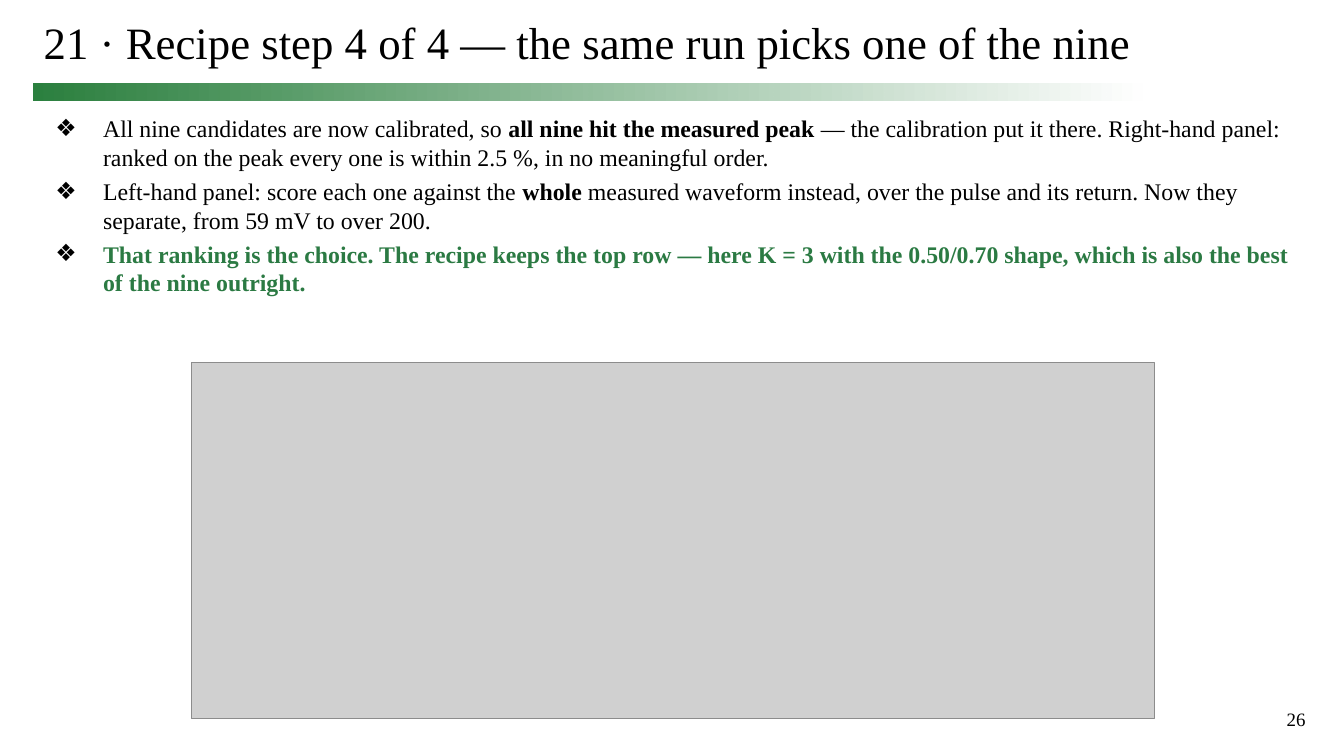
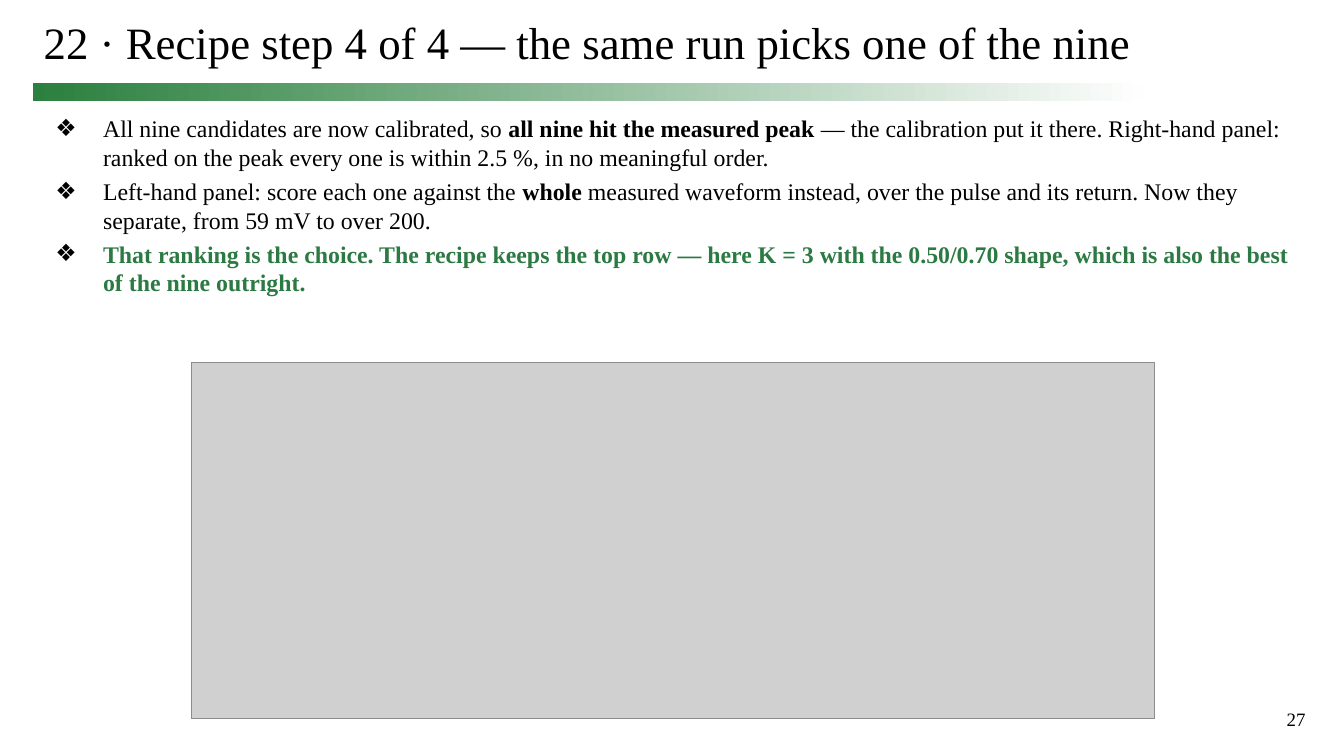
Before and after one commit to simon9721/ibis_comparison, a slide deck: slide 27 of results/meeting_deck_2026-09-24/0924_track1_story.pptx (slide 26 before the commit). Drawn at 1344x756 pixels with LibreOffice and Linux fonts; fonts in the diff are those of the drawing; grey boxes stand for pictures. Boxes give left, top, right and bottom in pixels: in the first picture for what was removed or moved away, otherwise in the second. Text is boxed around its words. In the diff, an @@ line names an element or a change of style, - is before the commit and + after.

```diff
--- a/results/meeting_deck_2026-09-24/0924_track1_story.pptx
+++ b/results/meeting_deck_2026-09-24/0924_track1_story.pptx
@@ title at [44, 27, 1130, 69]: text changed @@
-21 · Recipe step 4 of 4 — the same run picks one of the nine
+22 · Recipe step 4 of 4 — the same run picks one of the nine
@@ page number at [1287, 713, 1306, 726]: text changed @@
-26
+27
```
Also in this commit, not shown: 10 other slides changed, 1 slide added, 4 other files.
